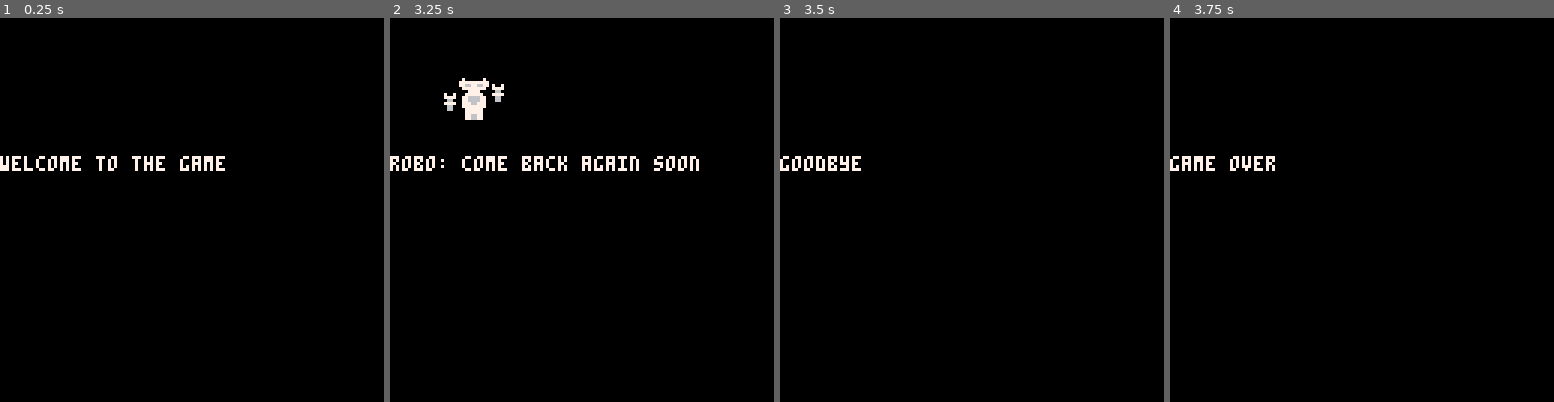
Above: before the commit, frames 1-4 (left to right).
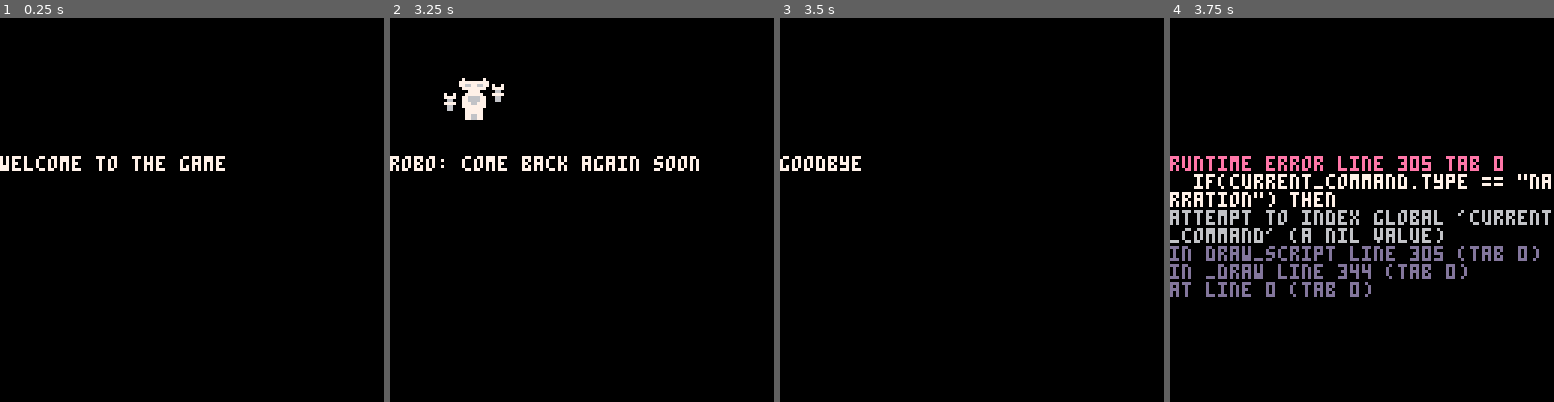
Above: after the commit, the same moments.

Repository: thirdtruck/picodateo
Game: PICO-8 cartridge picodateo.p8
The game is run twice, just before and just after one commit, with the same random seed, the same clock (stepped at 60 frames per second) and the same inputs.
Inputs:
- Up to frame 1 (0.25 s): no input
- Up to frame 2 (3.25 s): tap X (X key) at 0.33, 1.07, 1.85, 2.97 s; tap O (Z key) at 0.7, 1.7, 2.1, 2.5, 2.9 s; hold Right 1.6-2.1 s; hold Up 2.15-2.42 s; hold Right 2.47-3.03 s; hold Left from 3.08 s (still down)
- Up to frame 3 (3.5 s): keep holding Left; tap O (Z key) at 3.3 s
- Up to frame 4 (3.75 s): release Left at 3.58 s; hold Down from 3.63 s (still down); tap O (Z key) at 3.7 s

Frames 1-3 are identical in both runs. In frame 4, 9.8% of the frame differs, in the area x 0-100%, y 35-73%.
Error after the commit: runtime error line 305 tab 0; if(current_command.type == "narration") then; attempt to index global 'current_command' (a nil value)

Commit message:
Extract lambdas out of #run_command conditional code.

Diff:
--- a/picodateo.p8
+++ b/picodateo.p8
@@ -88,12 +88,14 @@
 
 function load_save_file()
   current_scene_id = dget(0)
+
   printh("scene id "..current_scene_id)
-  printh("scene name "..scene_names[current_scene_id])
 
   if (current_scene_id == 0) then -- empty save file; scene IDs start at 1
     return
   end
+
+  printh("scene name "..scene_names[current_scene_id])
 
   current_scene = scenes[scene_names[current_scene_id]]
 
@@ -142,106 +144,144 @@
   return stack[#(stack)]
 end
 
-function run_command(command)
-  if (command.type == "choice") then
-    if (btnp(key.up)) current_option -= 1
-    if (btnp(key.down)) current_option += 1
-
-    -- wrap around
-    if (current_option > #(command.options)) then
-      current_option = 1
-    elseif (current_option < 1) then
-      current_option = #(command.options)
-    end
-
-    if (btnp(key.a)) then
-      local go_to = command.options[current_option].go_to
-      current_option = 1
-      shift(command_stack)
-      unshift_all(command_stack, scenes[go_to])
-      return last(command_stack)
-    end
-
-    return command
-  elseif (command.type == "jump") then
+function game_over(command_stack_1, command)
+  return command
+end
+
+function save_point(command_stack_1, comand)
+  dset(0, current_scene_id)
+  for id,variable in pairs(variable_declarations) do
+    dset(id, variables[variable])
+  end
+  printh("Progress saved.")
+
+  shift(command_stack)
+  return last(command_stack)
+end
+
+function choice(command_stack_1, command)
+  if (btnp(key.up)) current_option -= 1
+  if (btnp(key.down)) current_option += 1
+
+  -- wrap around
+  if (current_option > #(command.options)) then
     current_option = 1
-
-    repopulate_with(command_stack, scenes[command.go_to])
-    copy_to(variables, variables_before_jump)
-    current_scene_id = scene_ids[command.go_to]
+  elseif (current_option < 1) then
+    current_option = #(command.options)
+  end
+
+  if (btnp(key.a)) then
+    local go_to = command.options[current_option].go_to
+    current_option = 1
+    shift(command_stack)
+    unshift_all(command_stack, scenes[go_to])
     return last(command_stack)
-  elseif (command.type == "stage_direction") then
-    if (command.instructions == "show") then
-      current_avatar = avatars[command.actor]
-    end
-    if (command.instructions == "hide") then
-      current_avatar = nil
-    end
-    -- assumption: all stage directions should immediately be followed by the next command
+  end
+
+  return command
+end
+
+function stage_direction(command_stack_1, command)
+  if (command.instructions == "show") then
+    current_avatar = avatars[command.actor]
+  end
+  if (command.instructions == "hide") then
+    current_avatar = nil
+  end
+  -- assumption: all stage directions should immediately be followed by the next command
+  shift(command_stack)
+  return last(command_stack)
+end
+
+function assignment(command_stack_1, command)
+  variables[command.variable] = command.value
+
+  shift(command_stack)
+  return run_command(last(command_stack))
+end
+
+function increment(command_stack_1, command)
+  variables[command.variable] += 1
+
+  shift(command_stack)
+  return run_command(last(command_stack))
+end
+
+function decrement(command_stack_1, command)
+  variables[command.variable] -= 1
+
+  shift(command_stack)
+  return run_command(last(command_stack))
+end
+
+function if_cond(command_stack_1, command)
+  local op = command.operand
+  local left = variables[command.variable]
+  local right = command.value
+
+  local execute = false
+
+  if (op == "=") then
+    if (left == right) then execute = true end
+  elseif (op == "<") then
+    if (left < right) then execute = true end
+  elseif (op == "<=") then
+    if (left <= right) then execute = true end
+  elseif (op == ">") then
+    if (left > right) then execute = true end
+  elseif (op == ">=") then
+    if (left >= right) then execute = true end
+  elseif (op == "!=") then
+    if (left ~= right) then execute = true end
+  end
+
+  shift(command_stack)
+
+  if (execute) then
+    unshift_all(command_stack, command.commands)
+  end
+
+  return run_command(last(command_stack))
+end
+
+function message(command_stack_1, command) -- TODO: Better name
+  if (btnp(key.a)) then
+    current_option = 1
     shift(command_stack)
     return last(command_stack)
-  elseif (command.type == "assignment") then
-    variables[command.variable] = command.value
-
-    shift(command_stack)
-    return run_command(last(command_stack))
-  elseif (command.type == "increment") then
-    variables[command.variable] += 1
-
-    shift(command_stack)
-    return run_command(last(command_stack))
-  elseif (command.type == "decrement") then
-    variables[command.variable] -= 1
-
-    shift(command_stack)
-    return run_command(last(command_stack))
-  elseif (command.type == "if") then
-    local op = command.operand
-    local left = variables[command.variable]
-    local right = command.value
-
-    local execute = false
-
-    if (op == "=") then
-      if (left == right) then execute = true end
-    elseif (op == "<") then
-      if (left < right) then execute = true end
-    elseif (op == "<=") then
-      if (left <= right) then execute = true end
-    elseif (op == ">") then
-      if (left > right) then execute = true end
-    elseif (op == ">=") then
-      if (left >= right) then execute = true end
-    elseif (op == "!=") then
-      if (left ~= right) then execute = true end
-    end
-
-    shift(command_stack)
-
-    if (execute) then
-      unshift_all(command_stack, command.commands)
-    end
-
-    return run_command(last(command_stack))
-  elseif (command.type == "narration" or command.type == "speech") then
-    if (btnp(key.a)) then
-      current_option = 1
-      shift(command_stack)
-      return last(command_stack)
-    end
-
-    return command
-  elseif (command.type == "save_point") then
-    dset(0, current_scene_id)
-    for id,variable in pairs(variable_declarations) do
-      dset(id, variables[variable])
-    end
-    printh("Progress saved.")
-
-    shift(command_stack)
-    return last(command_stack)
-  elseif (command.type == "game_over") then
-    return command
+  end
+
+  return command
+end
+
+function jump(command_stack_1, command)
+  current_option = 1
+
+  repopulate_with(command_stack, scenes[command.go_to])
+  copy_to(variables, variables_before_jump)
+  current_scene_id = scene_ids[command.go_to]
+  return last(command_stack)
+end
+
+command_lambdas = {
+  game_over=game_over,
+  save_point=save_point,
+  choice=choice,
+  stage_direction=stage_direction,
+  assignment=assignment,
+  increment=increment,
+  decrement=decrement,
+  if_cond=if_cond,
+  narration=message,
+  speech=message,
+  jump=jump
+}
+
+function run_command(command)
+  if (command_lambdas[command.type]) then
+    return command_lambdas[command.type](command_stack, command)
+  elseif (command.type == "if") then -- because "if" is not a valid table key
+    return command_lambdas["if_cond"](command_stack, command)
   else
     printh("unrecognized command type: "..command.type)
   end
